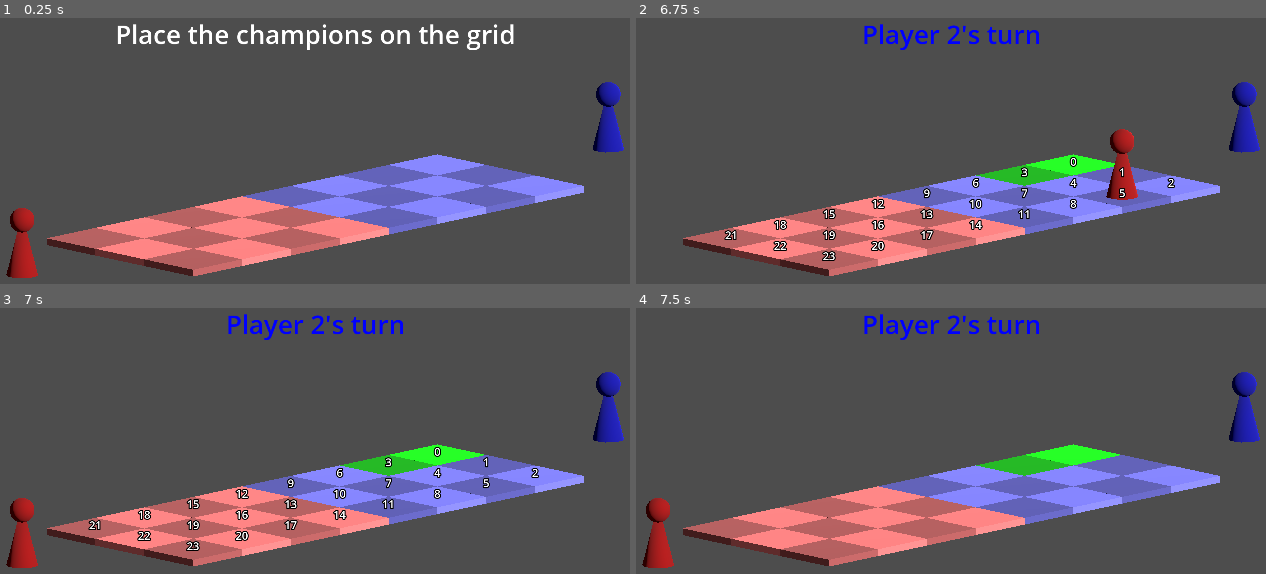
Above: before the commit, frames 1-4 (two rows, left to right).
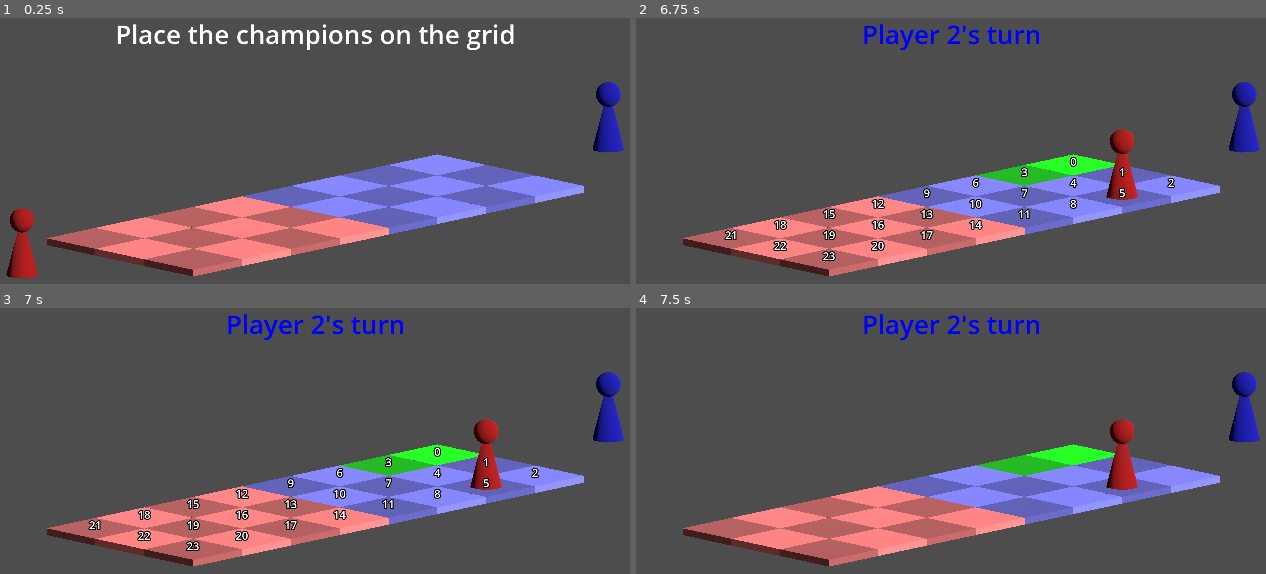
Above: after the commit, the same moments.

Repository: bejado/3d-platformer-tactics
Game: Godot game, scene res://main.tscn
Two runs of this game, one before a commit and one after it. Both use one fixed random seed, a clock stepped at 60 frames per second and the inputs below.
Inputs (mouse positions are in pixels of both pictures, inside the frame that each line leads up to):
- Up to frame 1 (0.25 s): no input
- Up to frame 2 (6.75 s): tap Enter at 0.5, 2, 3.5 s; move the mouse to (1127, 188) at 0.52 s; hold D 0.53-1.25 s; click (1127, 188) at 0.67 s; tap Space at 1.25, 2.75, 4.25 s; drag from (793, 233) to (outside the picture) at 1.27 s; move the mouse to (1032, 113) at 2.02 s; hold D 2.03-2.75 s; click (1032, 113) at 2.17 s; drag from (outside the picture) to (711, 143) at 2.77 s; move the mouse to (1190, 278) at 3.52 s; click (1190, 278) at 3.67 s; drag from (711, 143) to (831, 100) at 4.27 s; move the mouse to (988, 212) at 5.02 s; click (988, 212) at 5.17 s; drag from (831, 100) to (793, 233) at 5.77 s; move the mouse to (1127, 188) at 6.52 s; hold D from 6.53 s (still down); click (1127, 188) at 6.67 s
- Up to frame 3 (7 s): keep holding D
- Up to frame 4 (7.5 s): release D at 7.25 s; drag from (793, 523) to (outside the picture) at 7.27 s

Frames 1-2 are identical in both runs. In frame 3, 1.7% of the frame differs, in the area x 0-80%, y 41-98%; in frame 4, 1.7%.
Error before the commit: Invalid access to property or key 'moveable_cells' on a base object of type 'Nil'. (res://scripts/main.gd:63)
Error after the commit: Invalid access to property or key 'moveable_cells' on a base object of type 'Nil'. (res://scripts/main.gd:68)

Commit message:
Rework champion interaction code

Diff:
--- a/scripts/Champion.gd
+++ b/scripts/Champion.gd
@@ -2,6 +2,7 @@
 class_name Champion
 
 signal champion_dropped(cell_position: int)
+signal champion_clicked
 
 @export var can_be_dragged: bool = true
 @export var cell_position: int = 0:
@@ -22,10 +23,12 @@
 		else:
 			set_layer_mask_value(6, false)
 
-var is_dragging: bool = false
 var drag_offset: Vector3
 var original_position: Vector3
 var collision_body: StaticBody3D
+
+enum InteractionState { NOT_HOVERED, HOVERED, MAYBE_DRAG, DRAGGING }
+var interaction_state := InteractionState.NOT_HOVERED
 
 
 func _ready() -> void:
@@ -43,50 +46,54 @@
 	# Enable input processing
 	set_process_input(true)
 
+	# Connect mouse signals to StaticBody3D
+	collision_body.mouse_entered.connect(_on_mouse_entered.bind(collision_body))
+	collision_body.mouse_exited.connect(_on_mouse_exited.bind(collision_body))
+
 
 func _input(event: InputEvent) -> void:
 	if event is InputEventMouseButton:
 		if event.button_index == MOUSE_BUTTON_LEFT:
 			if event.pressed:
-				_start_drag(event)
+				# Mouse down
+				if interaction_state == InteractionState.HOVERED and can_be_dragged:
+					interaction_state = InteractionState.MAYBE_DRAG
+					_prepare_drag(event)
 			else:
-				_end_drag(event)
+				# Mouse up
+				if interaction_state == InteractionState.HOVERED:
+					champion_clicked.emit()
+				elif interaction_state == InteractionState.MAYBE_DRAG:
+					champion_clicked.emit()
+					interaction_state = InteractionState.HOVERED
+				elif interaction_state == InteractionState.DRAGGING:
+					_end_drag(event)
+					interaction_state = InteractionState.HOVERED
 
-	elif event is InputEventMouseMotion and is_dragging:
-		_update_drag_position(event)
+	elif event is InputEventMouseMotion:
+		# Mouse move
+		if interaction_state == InteractionState.MAYBE_DRAG:
+			interaction_state = InteractionState.DRAGGING
+			_update_drag_position(event)
+		elif interaction_state == InteractionState.DRAGGING:
+			_update_drag_position(event)
 
 
-func _start_drag(event: InputEventMouseButton) -> void:
-	# Check if this champion can be dragged
-	if not can_be_dragged:
-		return
+func _on_mouse_entered(_static_body: StaticBody3D) -> void:
+	if interaction_state == InteractionState.NOT_HOVERED:
+		interaction_state = InteractionState.HOVERED
 
-	# Check if mouse is over this champion
-	var camera = get_viewport().get_camera_3d()
-	if not camera:
-		return
 
-	# Create a ray from camera through mouse position
-	var from = camera.project_ray_origin(event.position)
-	var to = from + camera.project_ray_normal(event.position) * 1000
+func _on_mouse_exited(_static_body: StaticBody3D) -> void:
+	if interaction_state == InteractionState.HOVERED:
+		interaction_state = InteractionState.NOT_HOVERED
 
-	# Check if ray intersects with this champion's bounding box
-	var space_state = get_world_3d().direct_space_state
-	var query = PhysicsRayQueryParameters3D.create(from, to)
-	var result = space_state.intersect_ray(query)
 
-	# Check if this champion is being clicked (check collision body instead of self)
-	if result and result.collider == collision_body:
-		is_dragging = true
-		drag_offset = global_position - _get_mouse_world_position(event.position)
+func _prepare_drag(event: InputEventMouseButton) -> void:
+	drag_offset = global_position - _get_mouse_world_position(event.position)
 
 
 func _end_drag(_event: InputEventMouseButton) -> void:
-	if not is_dragging:
-		return
-
-	is_dragging = false
-
 	# Find the closest grid cell
 	var result = _find_closest_grid_cell()
 
@@ -107,9 +114,6 @@
 
 
 func _update_drag_position(event: InputEventMouseMotion) -> void:
-	if not is_dragging:
-		return
-
 	var new_position = _get_mouse_world_position(event.position) + drag_offset
 	global_position = new_position
 
--- a/scripts/main.gd
+++ b/scripts/main.gd
@@ -15,6 +15,7 @@
 
 	for i in champions.size():
 		champions[i].champion_dropped.connect(_on_champion_dropped.bind(i))
+		champions[i].champion_clicked.connect(_on_champion_clicked.bind(i))
 
 
 func _on_turn_started(player_id: int, actions: Game.PlayerActions) -> void:
@@ -45,6 +46,10 @@
 	Game.set_champion_position(champion_id, cell_position)
 
 
+func _on_champion_clicked(champion_id: int) -> void:
+	print("Champion ", champion_id, " clicked")
+
+
 func _on_phase_changed(phase: Game.Phase) -> void:
 	match phase:
 		Game.Phase.POSITION_CHAMPION:
